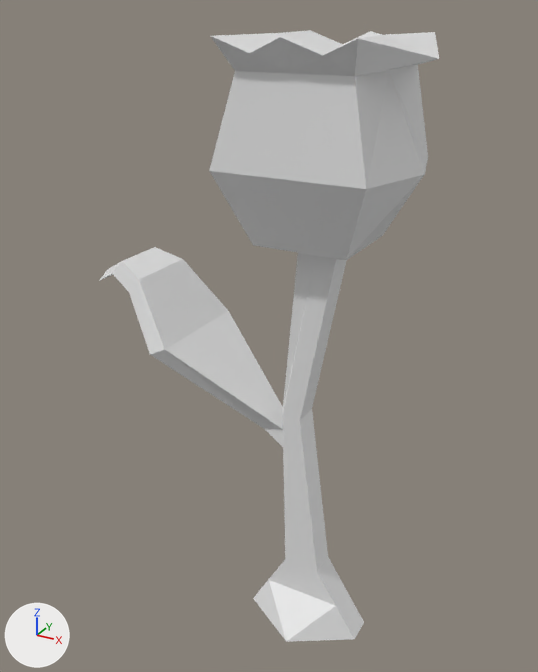
The Blender file assets/3D/creatures/tulipOne/tulipOne.blend, before and after one commit.
Camera for both pictures: a camera (50 mm lens) standing at (1.19, -2.63, 2.78) and looking at (-0.31, 0.09, 1.42). Every picture has the same lights, and +X, +Y and +Z are marked at lower left. The picture after the commit comes second.

Script lines for the objects in view, before the commit:
```python
mat_material = principled_material('Material')
mat_material.base_color = (0.8, 0.8, 0.8)  # white #e7e7e7
me_cube = bpy.data.meshes.new('Cube')
me_cube.from_pydata(...)  # 116 vertices, 228 faces; spans x -1.08..0.48, y -0.38..0.41, z -1.99..0.7
me_cube.materials.append(mat_material)  # white #e7e7e7
ob_cube = bpy.data.objects.new('Cube', me_cube)
ob_cube.location = (-0.081, -0.002, 1.999)
```
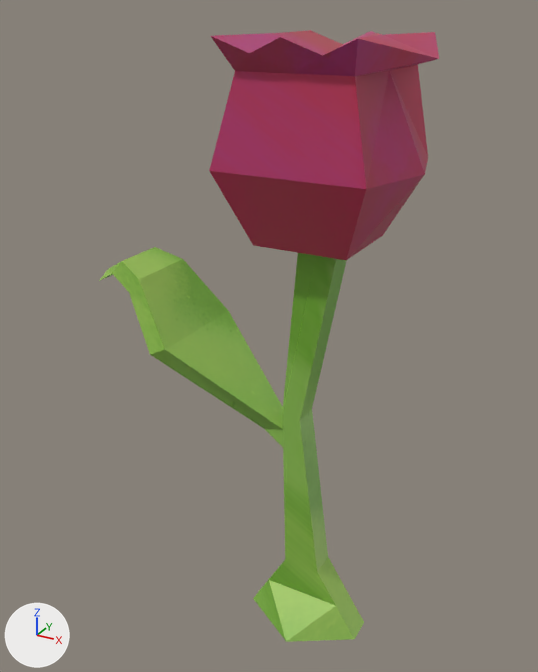
What differs and where, as boxes [x1, y1, x2, y2] in the pictures (538 x 672 px):
'Cube', surface changed (darker): [99, 30, 439, 642] in both

What the commit changed:
Picture 'tulipTexture' (img_tuliptexture) is new.
In material 'Material' (mat_material), base_color is no longer (0.8, 0.8, 0.8), white #e7e7e7.
In material 'Material' (mat_material), texture is now set to img_tuliptexture.
me_cube has 116 vertices, 228 faces and spans x -1.08..0.48, y -0.38..0.41, z -1.99..0.7.
me_cube is used by ob_cube; location (-0.081, -0.002, 1.999).
me_cube part 1: texture (UV) coordinates of 228 of 228 faces, centred in x -1.06..0.38, y -0.35..0.37, z -1.99..0.68, changed; they spanned u 0.0..0.88, v 0.0..1.0 and now span u 0.0..0.82, v 0.0..1.0.
